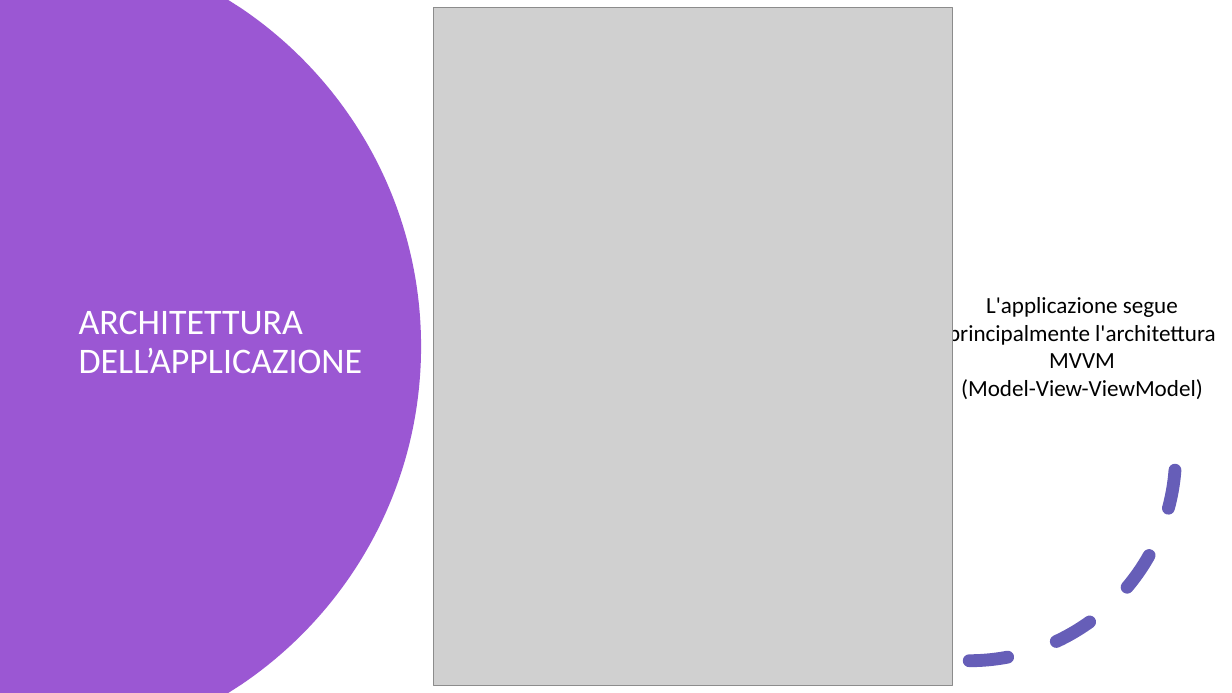
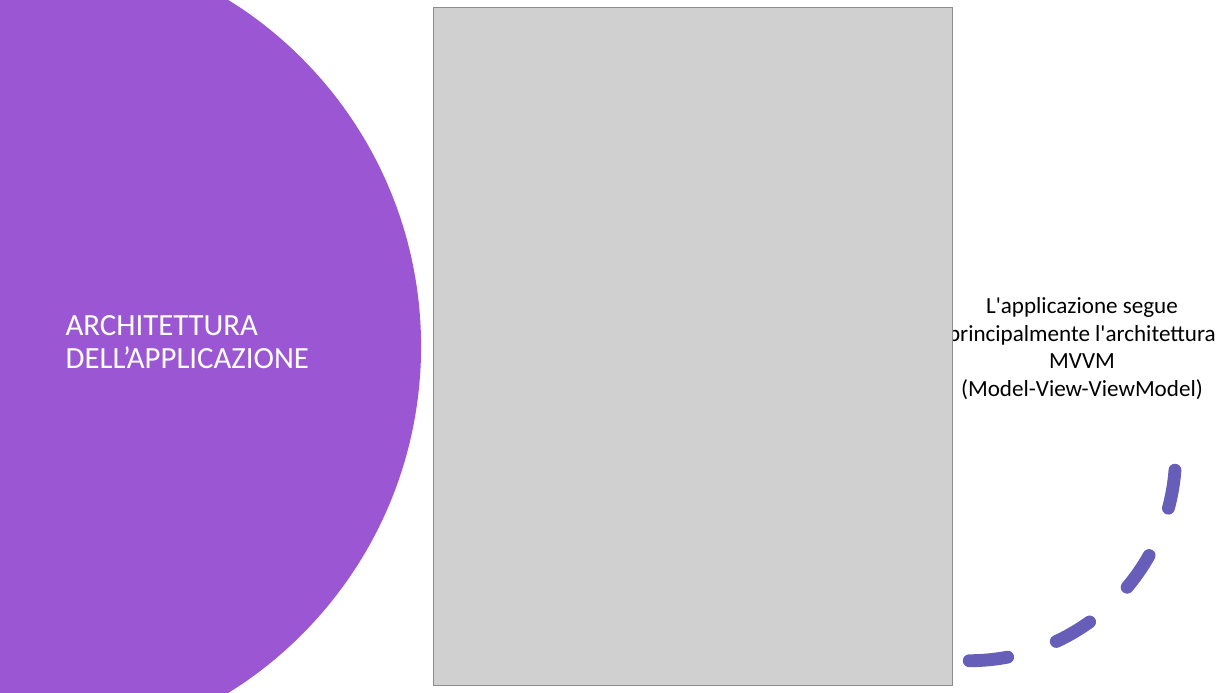
Before and after one commit to rcambianica/food-alchemy, a slide deck: slide 3 of documentazione/Presentazione gruppo Majo - Food Alchemy.pptx. Drawn at 1232x693 pixels with LibreOffice and Linux fonts; fonts in the diff are those of the drawing; grey boxes stand for pictures. Boxes give left, top, right and bottom in pixels: in the first picture for what was removed or moved away, otherwise in the second. Text is boxed around its words. In the diff, an @@ line names an element or a change of style, - is before the commit and + after.

```diff
--- a/documentazione/Presentazione gruppo Majo - Food Alchemy.pptx
+++ b/documentazione/Presentazione gruppo Majo - Food Alchemy.pptx
@@ title "ARCHITETTURA DELL’APPLICAZIONE": place and size @@
-title "ARCHITETTURA DELL’APPLICAZIONE" at [79,310,363,373]
+title "ARCHITETTURA DELL’APPLICAZIONE" at [66,315,309,368]
@@ title "ARCHITETTURA DELL’APPLICAZIONE" at [66,315,309,368]: size 28 to 24 pt @@
```
Also in this commit, not shown: 2 other slides changed.
